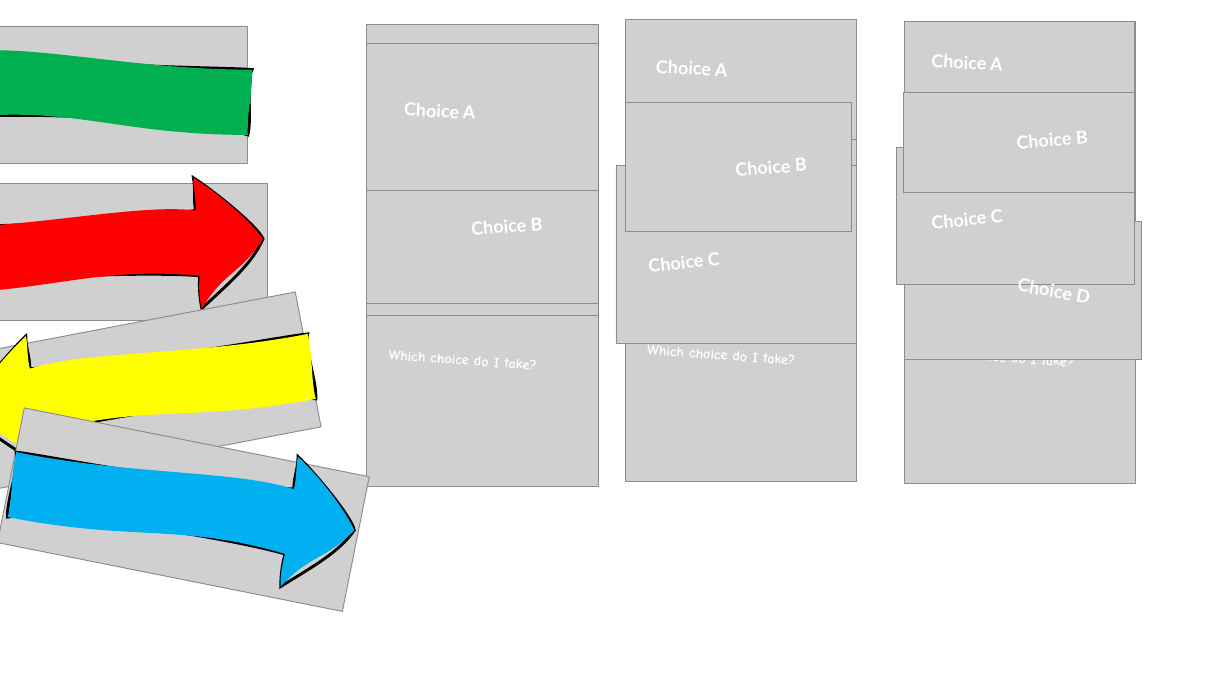
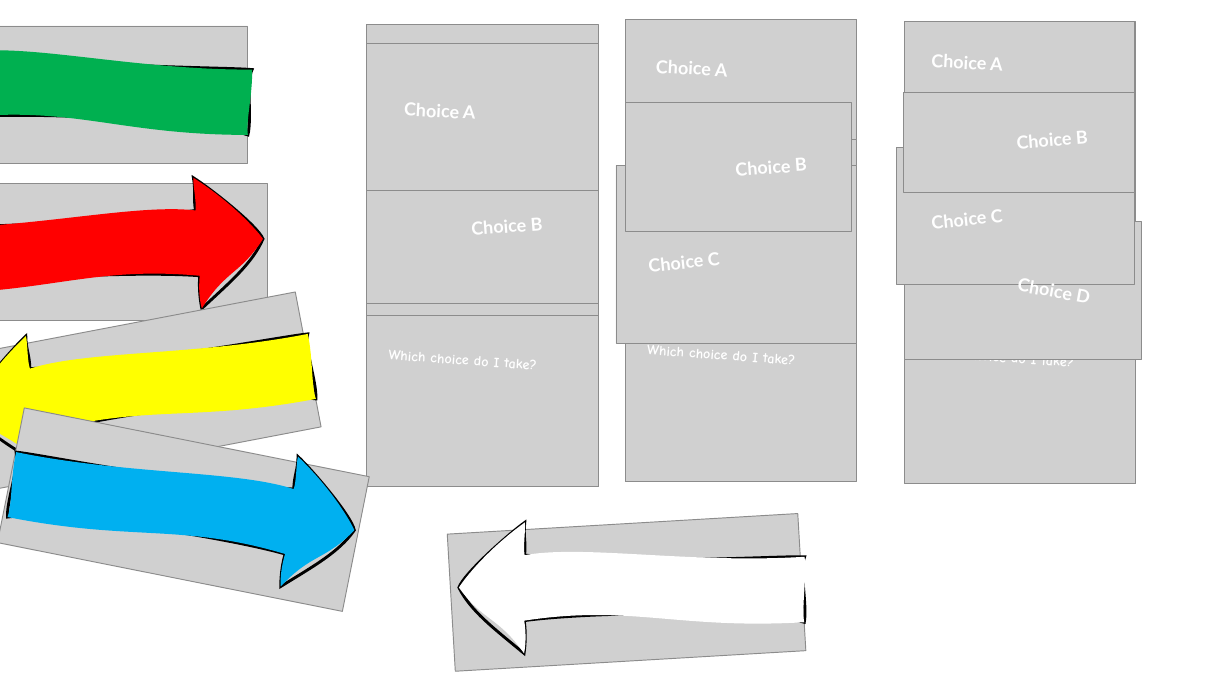
Before and after one commit to TheUltimateAbsol/bitcoin-miner, a slide deck: slide 3 of ui designs.pptx. Drawn at 1232x693 pixels with LibreOffice and Linux fonts; fonts in the diff are those of the drawing; grey boxes stand for pictures. Boxes give left, top, right and bottom in pixels: in the first picture for what was removed or moved away, otherwise in the second. Text is boxed around its words. In the diff, an @@ line names an element or a change of style, - is before the commit and + after.

```diff
--- a/ui designs.pptx
+++ b/ui designs.pptx
@@ picture added at <box>447,514,806,672</box> @@
@@ freeform shape added at <box>459,522,805,655</box>, fill #FFFFFF, outline #000000 2.25 pt @@
```
Also in this commit, not shown: 14 other files.
